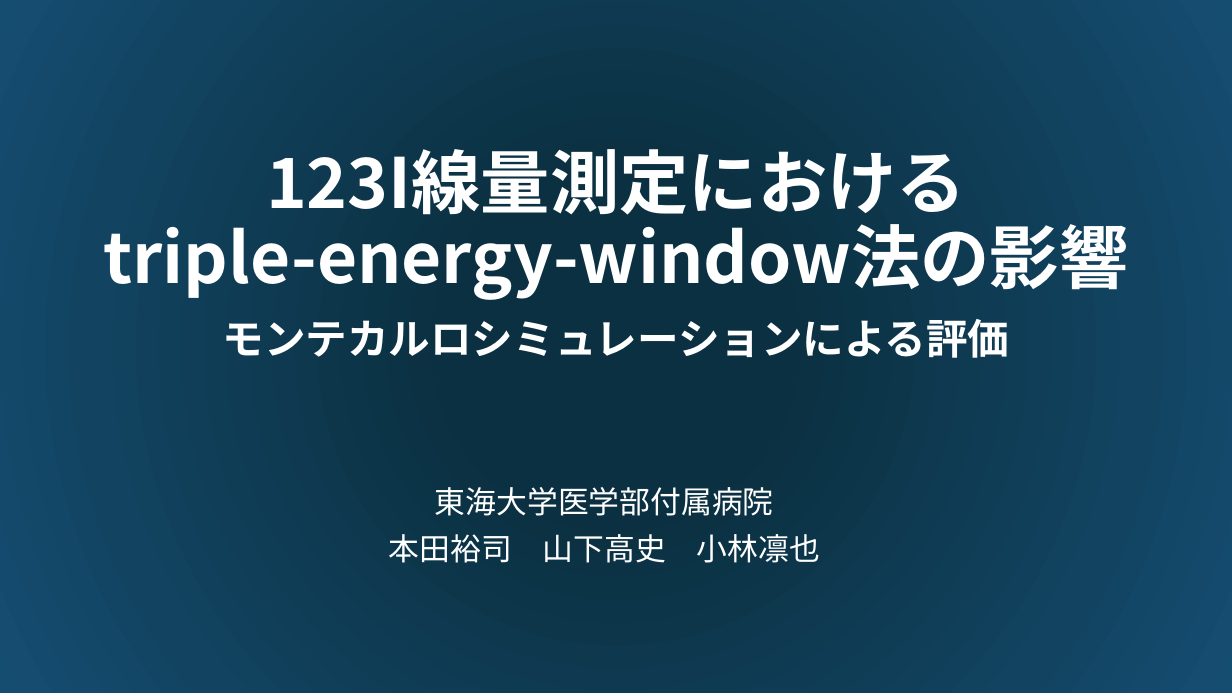
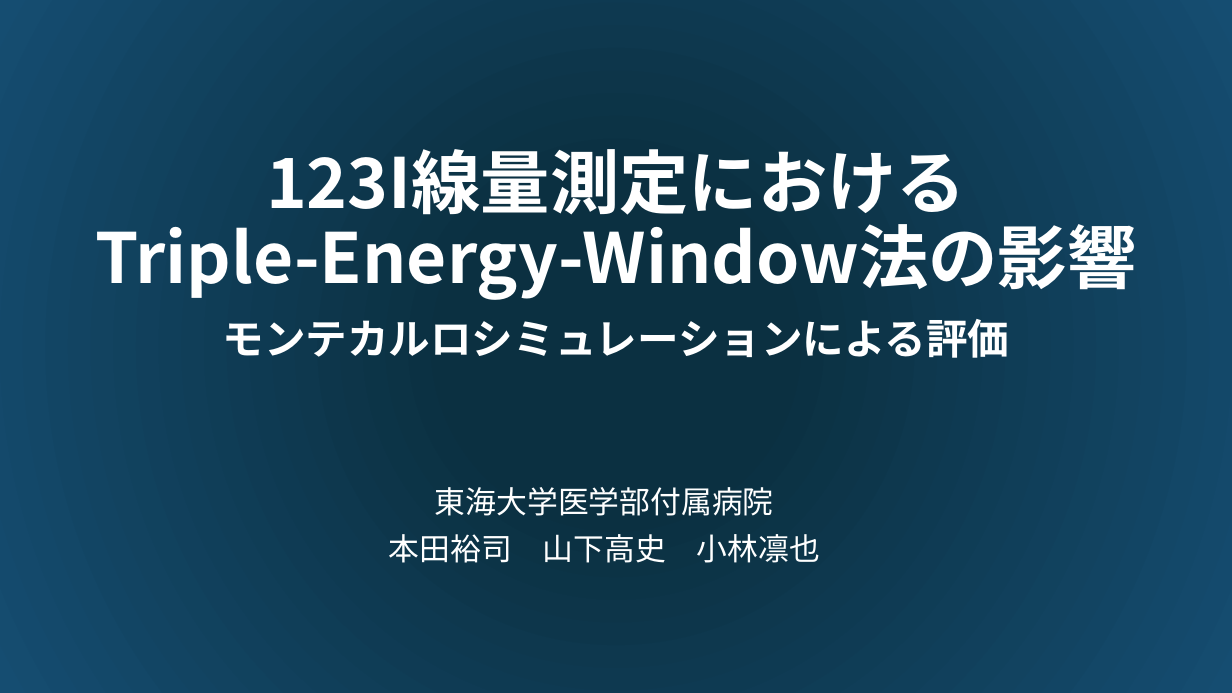
Before and after one commit to hhonda5427/simind_study, a slide deck: slide 1 of 123I線量測定におけるTEWの影響.pptx. Drawn at 1232x693 pixels with LibreOffice and Linux fonts; fonts in the diff are those of the drawing. Boxes give left, top, right and bottom in pixels: in the first picture for what was removed or moved away, otherwise in the second. Text is boxed around its words. In the diff, an @@ line names an element or a change of style, - is before the commit and + after.

```diff
--- a/123I線量測定におけるTEWの影響.pptx
+++ b/123I線量測定におけるTEWの影響.pptx
@@ title at <box>96,149,1137,358</box>: text changed @@
-123I線量測定における
-triple-energy-window法の影響
-モンテカルロシミュレーションによる評価
+123I線量測定における
+Triple-Energy-Window法の影響
+モンテカルロシミュレーションによる評価
```
Also in this commit, not shown: 3 other slides changed, 3 other files.
